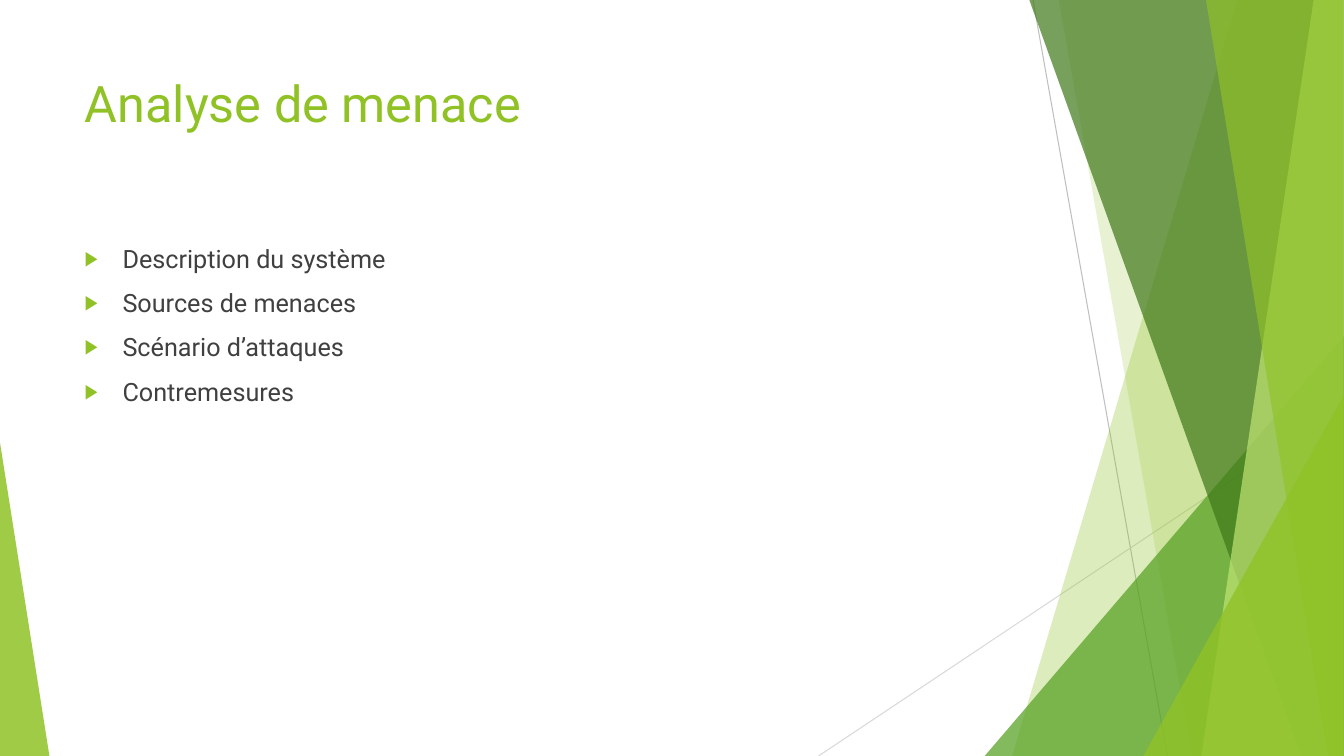
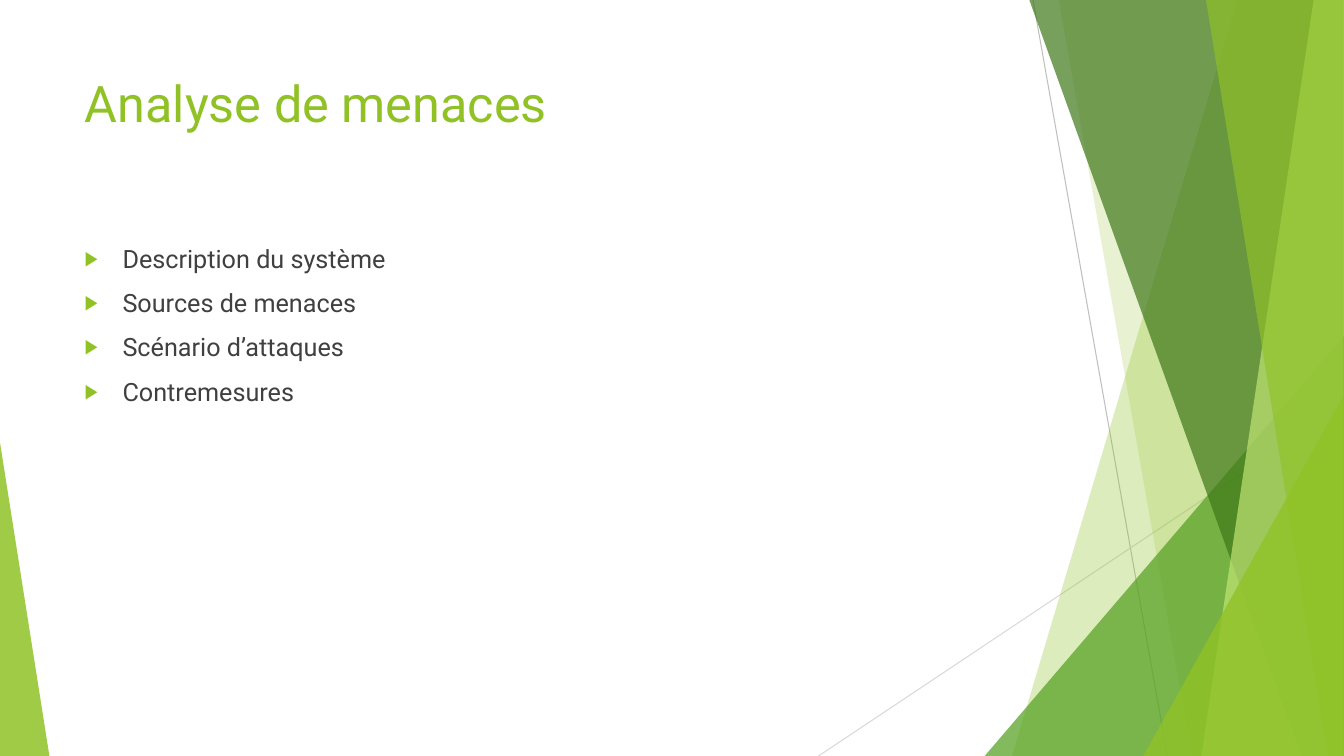
Before and after one commit to asuto4ka/html, a slide deck: slide 6 of Présentation/STI_Schowing_Zharkova.pptx (slide 4 before the commit). Drawn at 1344x756 pixels with LibreOffice and Linux fonts; fonts in the diff are those of the drawing. Boxes give left, top, right and bottom in pixels: in the first picture for what was removed or moved away, otherwise in the second. Text is boxed around its words. In the diff, an @@ line names an element or a change of style, - is before the commit and + after.

```diff
--- a/Présentation/STI_Schowing_Zharkova.pptx
+++ b/Présentation/STI_Schowing_Zharkova.pptx
@@ title at bbox=[85, 84, 547, 133]: text changed @@
-Analyse de menace
+Analyse de menaces
```
Also in this commit, not shown: 2 other slides changed, 17 slides added.
